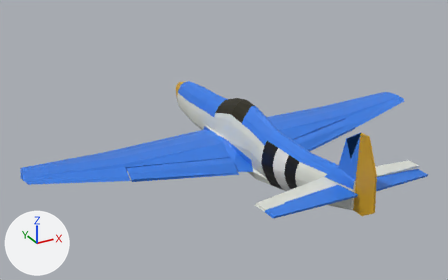
The COLLADA model plane.dae: old version first, new version second.
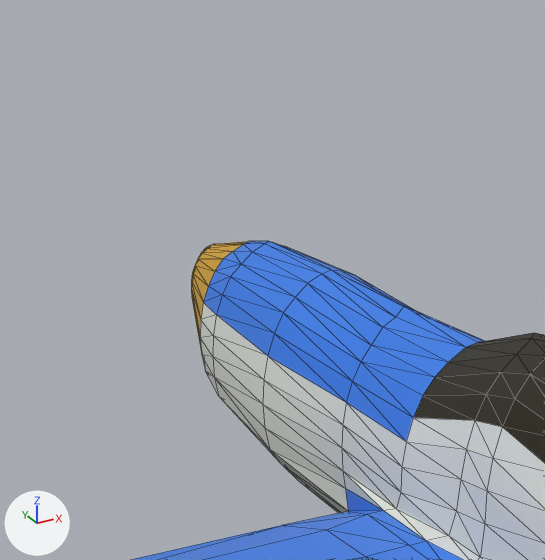
There are two pictures of each version: one whole from a camera (50 mm lens) standing at (-13.16, -18.27, 10.26) and looking at (-1.59, 2.76, -0.26), one close up on the part from 32% to 53% of the width and 14% to 49% of the height. The axes (+X, +Y, +Z) are drawn at lower left. The lights are the same throughout. The close-ups show mesh edges as thin lines. Where no turn or scale is listed for an object, it has been applied to the vertices.

In view in the first close-up: 'body'.
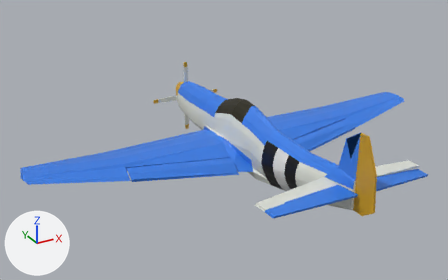
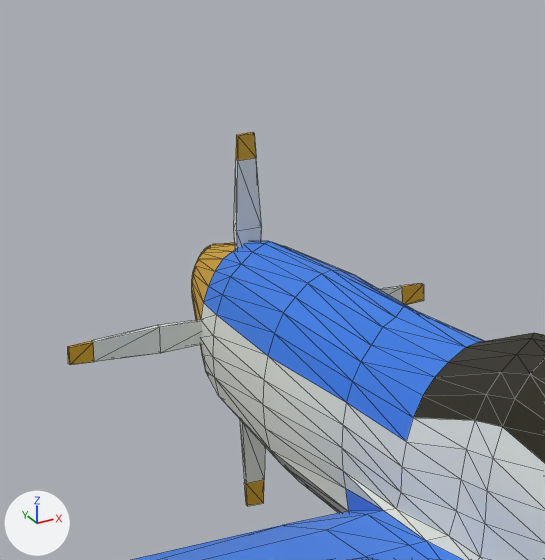
The newer file is also turned or shifted as a whole; pictures and numbers use the older file's frame.

Patch to the scene script:
```diff
--- a/plane.dae.py
+++ b/plane.dae.py
@@ mat_material_002 @@
+mat_material_002 = principled_material('Material_002')
+mat_material_002.base_color = (0.732, 0.757, 0.695)  # light grey #dee2d9
+mat_material_002.roughness = 0.44
@@ mat_material @@
+mat_material = principled_material('Material')
+mat_material.base_color = (0.64, 0.356, 0.0136)  # yellow #d1a11f
+mat_material.roughness = 0.44
@@ me_cube_003 @@
+me_cube_003.from_pydata(...)  # 64 vertices, 112 faces; spans x -1.79..1.79, y -0.07..-0.01, z -1.8..1.78
+# faces by material slot: [40, 72]
+me_cube_003.materials.append(mat_material)  # yellow #d1a11f
+me_cube_003.materials.append(mat_material_002)  # light grey #dee2d9
@@ ob_propeller @@
+ob_propeller = bpy.data.objects.new('propeller', me_cube_003)
+ob_propeller.location = (-0.382, 8.997, -0.435)
```

Location of each change, (x1, y1, x2, y2) in pixels of the close-ups (545 x 560 px):
'propeller', added: after (68, 132, 424, 506)
    faces in mat_material_002 (light grey #dee2d9): (92, 158, 402, 483)
    faces in mat_material (yellow #d1a11f): (68, 132, 424, 506)
